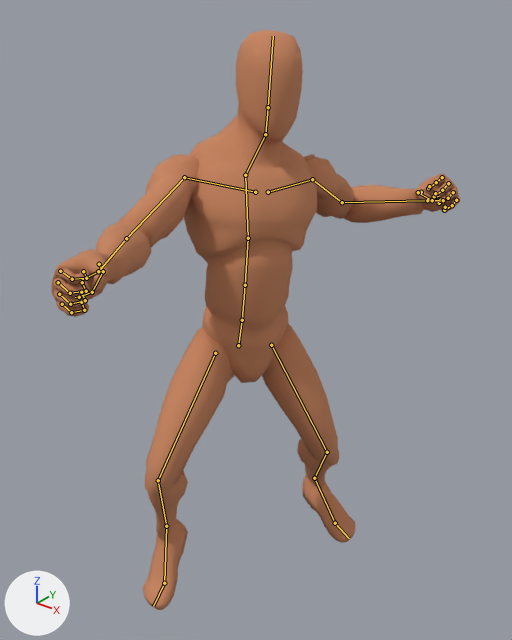
Before and after pictures for a commit that changed the Blender file rigs/human/combat/unarmed/animation-human-fighting-left-jab.blend.
The view is the same before and after, from a camera (50 mm lens) standing at (1.262, -1.419, 1.815) and looking at (0.119, 0.009, 0.93). Every picture has the same lights, and +X, +Y and +Z are marked at lower left. The first picture is the older version. Both versions are drawn at frame 5 of the action 'Fighting Left Jab'; the numbers are the values there. The bones that change, and the others that lie on the model, are drawn over the model as lines.

In view in the first picture: 'Mannequin'.
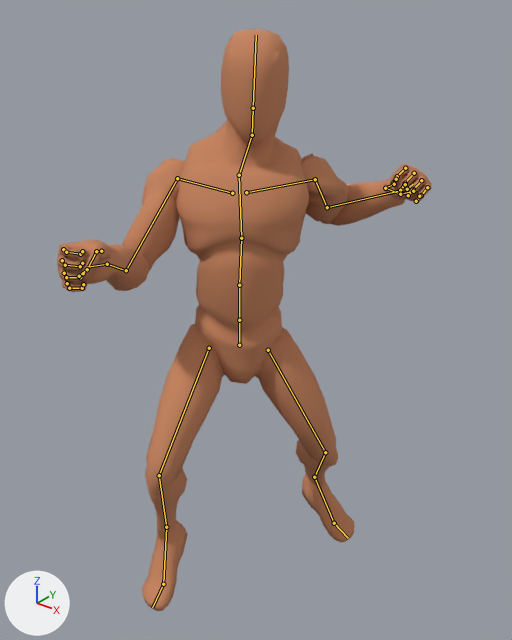
Location of each change, [x1, y1, x2, y2] in pixels of the pictures (512 x 640 px):
'Mannequin', posed (8% narrower): before [52, 30, 460, 610]; after [57, 29, 432, 611]

What changed in the scene script:
```text
Change bone_ctrl_arm_l:
    where bone_ctrl_arm_l = bpy.data.objects['Armature'].pose.bones['CTRL_Arm_L']  # child of 'DRV_root'
    bone_ctrl_arm_l.location: (0.254, 0.502, -0.399) -> (0.186, 0.357, -0.401)
    bone_ctrl_arm_l.rotation_quaternion: (0.775, 0.268, -0.143, -0.554) -> (0.751, 0.398, -0.097, -0.397)  # degrees (35, 4, -70) -> degrees (51, 11, -51)
Change bone_ctrl_arm_r:
    where bone_ctrl_arm_r = bpy.data.objects['Armature'].pose.bones['CTRL_Arm_R']  # child of 'DRV_root'
    bone_ctrl_arm_r.location: (-0.192, -0.622, -0.899) -> (-0.249, -0.486, -0.759)
    bone_ctrl_arm_r.rotation_quaternion: (0.565, 0.555, -0.464, 0.397) -> (0.559, 0.433, -0.405, 0.608)  # degrees (100, -75, -15) -> degrees (-1, -71, 96)
Change bone_polearm_l:
    where bone_polearm_l = bpy.data.objects['Armature'].pose.bones['POLEARM_L']  # child of 'DRV_root'
    bone_polearm_l.location: (0.327, -0.096, -0.517) -> (0.219, -0.157, -0.299)
Change bone_polearm_r:
    where bone_polearm_r = bpy.data.objects['Armature'].pose.bones['POLEARM_R']  # child of 'DRV_root'
    bone_polearm_r.location: (-0.371, -0.221, -0.058) -> (-0.412, -0.137, -0.129)
Change bone_ctrl_hips:
    where bone_ctrl_hips = bpy.data.objects['Armature'].pose.bones['CTRL_Hips']  # child of 'DRV_root'
    bone_ctrl_hips.rotation_quaternion: (0.846, 0.006, 0.029, 0.471) -> (0.917, 0.003, 0.02, 0.306)  # degrees (2, 3, 58) -> degrees (1, 2, 37)
Change bone_drv_spine_001:
    where bone_drv_spine_001 = bpy.data.objects['Armature'].pose.bones['DRV_spine.001']  # child of 'DRV_hips'
    bone_drv_spine_001.rotation_quaternion: (1.0, 0.013, -0.001, 0.004) -> (1.0, 0.007, -0.001, 0.002)  # degrees (2, 0, 0) -> degrees (1, 0, 0)
Change bone_drv_spine_002:
    where bone_drv_spine_002 = bpy.data.objects['Armature'].pose.bones['DRV_spine_002']  # child of 'DRV_spine.001'
    bone_drv_spine_002.rotation_quaternion: (0.998, -0.022, 0.05, -0.031) -> (0.999, -0.015, 0.033, -0.018)  # degrees (-3, 6, -4) -> degrees (-2, 4, -2)
Change bone_drv_spine_003:
    where bone_drv_spine_003 = bpy.data.objects['Armature'].pose.bones['DRV_spine.003']  # child of 'DRV_spine_002'
    bone_drv_spine_003.rotation_quaternion: (0.995, -0.048, -0.013, -0.009) -> (0.995, -0.038, -0.018, 0.041)  # degrees (-5, -1, -1) -> degrees (-5, -2, 5)
Change bone_drv_neck:
    where bone_drv_neck = bpy.data.objects['Armature'].pose.bones['DRV_neck']  # child of 'DRV_spine.003'
    bone_drv_neck.rotation_quaternion: (0.961, -0.021, 0.011, -0.104) -> (0.95, -0.016, 0.045, -0.147)  # degrees (-3, 1, -12) -> degrees (-3, 5, -18)
Change bone_drv_shoulder_l:
    where bone_drv_shoulder_l = bpy.data.objects['Armature'].pose.bones['DRV_shoulder_L']  # child of 'DRV_spine.003'
    bone_drv_shoulder_l.rotation_quaternion: (0.981, -0.009, 0.008, -0.114) -> (0.973, -0.013, 0.012, -0.162)  # degrees (-1, 1, -13) -> degrees (-2, 1, -19)
```
